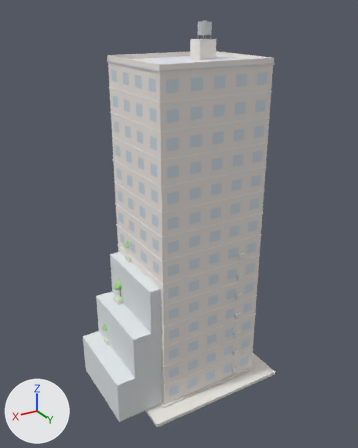
Renders of the glTF model docs/art/generated-2026-10-21-scene-kit/native3d/models/09_residential_high-06.glb from each side of a commit.
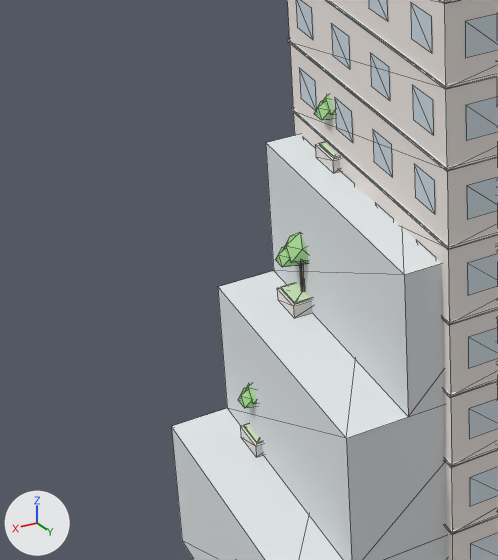
There are two pictures of each version: one whole from a 50 mm lens placed at (32.8, 52.5, 49.8), pointed at (1.6, 0.5, 23.8), one close up on the part from 9% to 49% of the width and 48% to 84% of the height. Every picture has the same lights, and +X, +Y and +Z are marked at lower left. The last two pictures show the newer version. The close-ups show mesh edges as thin lines. Vertices at exactly the same position are counted once.

The older version as bpy lines, for what is in view:
```python
me_mesh_0 = bpy.data.meshes.new('Mesh_0')
me_mesh_0.from_pydata(...)  # 1668 vertices, 1564 faces; spans x -10.0..14.0, y -9.0..9.0, z 0.0..48.7
me_mesh_0.materials.append(mat_native_matte)
ob_mesh_0 = bpy.data.objects.new('Mesh_0', me_mesh_0)
ob_mesh_0.location = (0.0, 0.0, 0.0)
```
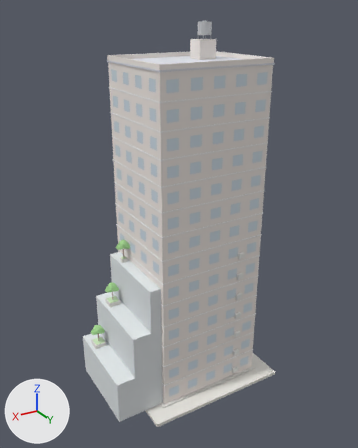
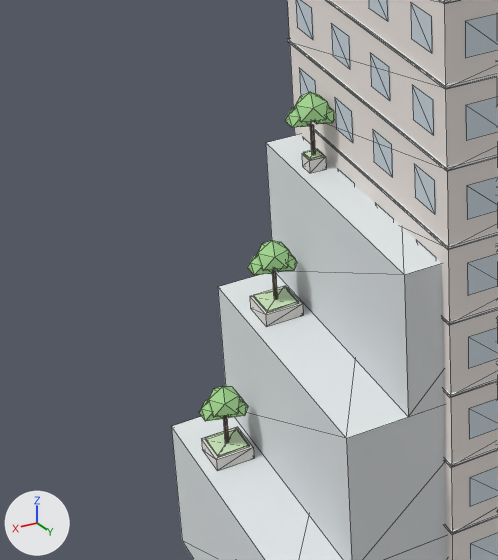
Pixel boxes [x1, y1, x2, y2] of what changed, in the close-ups (498 x 560 px; the box of a moved part takes in the faces that stretch with it):
part 1 of me_mesh_0, moved or reshaped
    before: [240, 424, 263, 458]
    after: [201, 427, 254, 471]
part 2 of me_mesh_0, moved or reshaped
    before: [244, 424, 261, 444]
    after: [205, 428, 249, 457]
part 3 of me_mesh_0, moved or reshaped (not visible before)
    after: [223, 416, 229, 443]
part 4 of me_mesh_0, moved or reshaped (mostly hidden before)
    before: [246, 384, 257, 404]
    after: [207, 386, 243, 417]
part 5 of me_mesh_0, moved or reshaped
    before: [238, 387, 255, 408]
    after: [199, 400, 224, 421]
part 6 of me_mesh_0, moved or reshaped (not visible before)
    after: [227, 399, 248, 418]
part 7 of me_mesh_0, moved or reshaped
    before: [277, 287, 312, 318]
    after: [250, 286, 303, 327]
part 8 of me_mesh_0, moved or reshaped
    before: [281, 283, 310, 304]
    after: [253, 286, 298, 313]
part 9 of me_mesh_0, moved or reshaped
    before: [300, 263, 304, 291]
    after: [272, 271, 278, 299]
part 10 of me_mesh_0, moved or reshaped
    before: [283, 232, 308, 262]
    after: [256, 240, 291, 271]
part 11 of me_mesh_0, moved or reshaped (not visible before)
    after: [247, 255, 274, 275]
part 12 of me_mesh_0, added
    after: [302, 154, 326, 173]
part 13 of me_mesh_0, added
    after: [303, 149, 324, 160]
part 14 of me_mesh_0, moved or reshaped (not visible before)
    after: [310, 124, 315, 154]
part 15 of me_mesh_0, moved or reshaped (mostly hidden before)
    before: [323, 95, 335, 115]
    after: [293, 92, 329, 122]
part 16 of me_mesh_0, moved or reshaped
    before: [314, 101, 333, 120]
    after: [285, 108, 312, 127]
part 17 of me_mesh_0, moved or reshaped (not visible before)
    after: [313, 107, 334, 124]
part 18 of me_mesh_0, deleted
    before: [315, 144, 340, 173]
part 19 of me_mesh_0, deleted
    before: [319, 142, 338, 159]
part 20 of me_mesh_0, moved or reshaped
    before: [275, 247, 301, 267]
    after: [276, 254, 297, 272]

Edits to the bpy script that builds the scene:
```text
Change me_mesh_0:
    used by ob_mesh_0; location = (0.0, 0.0, 0.0)
    remove me_mesh_0.from_pydata(...)  # 1668 vertices, 1564 faces; spans x -10.0..14.0, y -9.0..9.0, z 0.0..48.7
    add me_mesh_0.from_pydata(...)  # 1780 vertices, 1732 faces; spans x -10.0..14.0, y -9.0..9.0, z 0.0..48.7
    me_mesh_0 part 1: the loose piece of 8 vertices spanning x 10.2..11.8, y -3.8..-2.2, z 6.4..7.0 is moved by (1.7, 0.0, 0.0)
    me_mesh_0 part 2: the loose piece of 8 vertices spanning x 10.3..11.7, y -3.7..-2.3, z 7.0..7.1 is moved by (1.7, 0.0, 0.0)
    me_mesh_0 part 3: the loose piece of 12 vertices spanning x 10.9..11.1, y -3.1..-2.9, z 7.0..8.3 is moved by (1.7, 0.0, 0.0)
    me_mesh_0 part 4: the loose piece of 12 vertices spanning x 10.2..11.7, y -3.8..-2.2, z 8.5..9.8 is moved by (1.7, 0.0, 0.0)
    me_mesh_0 part 5: the loose piece of 12 vertices spanning x 10.8..11.9, y -3.7..-2.6, z 8.3..9.2 is moved by (1.7, 0.0, 0.0)
    me_mesh_0 part 6: the loose piece of 12 vertices spanning x 10.1..11.1, y -3.3..-2.3, z 8.4..9.2 is moved by (1.7, 0.0, 0.0)
    me_mesh_0 part 7: the loose piece of 8 vertices spanning x 8.2..9.8, y -3.8..-2.2, z 12.4..13.0 is moved by (1.2, 0.0, 0.0)
    me_mesh_0 part 8: the loose piece of 8 vertices spanning x 8.3..9.7, y -3.7..-2.3, z 13.0..13.1 is moved by (1.2, 0.0, 0.0)
    me_mesh_0 part 9: the loose piece of 12 vertices spanning x 8.9..9.1, y -3.1..-2.9, z 13.1..14.3 is moved by (1.2, 0.0, 0.0)
    me_mesh_0 part 10: the loose piece of 12 vertices spanning x 8.2..9.7, y -3.8..-2.2, z 14.5..15.8 is moved by (1.2, 0.0, 0.0)
    me_mesh_0 part 11: the loose piece of 12 vertices spanning x 8.1..9.1, y -3.3..-2.3, z 14.4..15.2 is moved by (2.0, -0.4, 0.0)
    me_mesh_0 part 12: a new loose piece, a box spanning x 7.9..8.6, y -3.35..-2.65, z 18.45..19.0, in mat_native_matte
    me_mesh_0 part 13: a new loose piece, a box spanning x 7.952..8.547, y -3.298..-2.702, z 19.0..19.08, in mat_native_matte
    me_mesh_0 part 14: the loose piece of 12 vertices spanning x 6.9..7.1, y -3.1..-2.9, z 19.1..20.3 is moved by (1.2, 0.0, 0.0)
    me_mesh_0 part 15: the loose piece of 12 vertices spanning x 6.2..7.7, y -3.8..-2.2, z 20.5..21.8 is moved by (1.2, 0.0, 0.0)
    me_mesh_0 part 16: the loose piece of 12 vertices spanning x 6.8..7.9, y -3.7..-2.6, z 20.3..21.2 is moved by (1.2, 0.0, 0.0)
    me_mesh_0 part 17: the loose piece of 12 vertices spanning x 6.1..7.1, y -3.3..-2.3, z 20.4..21.2 is moved by (1.2, 0.0, 0.0)
    me_mesh_0 part 18: the loose piece of 8 vertices spanning x 6.2..7.8, y -3.8..-2.2, z 18.5..19.0 is deleted
    me_mesh_0 part 19: the loose piece of 8 vertices spanning x 6.3..7.7, y -3.7..-2.3, z 19.0..19.1 is deleted
    me_mesh_0 part 20: 11 vertices removed from x 8.8..9.9, y -3.7..-2.6, z 14.3..15.2; 11 vertices added at x 9.3..10.3, y -3.3..-2.3, z 14.4..15.2
    other edits to the shape of me_mesh_0 do not show in these pictures
```
